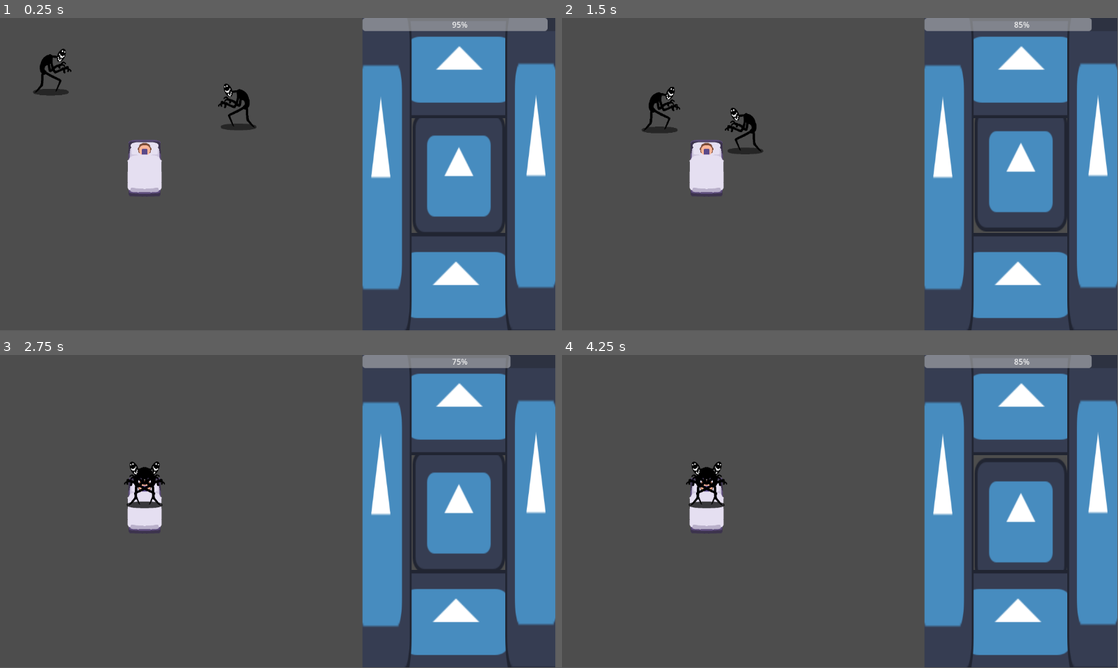
Above: before the commit, frames 1-4 (two rows, left to right).
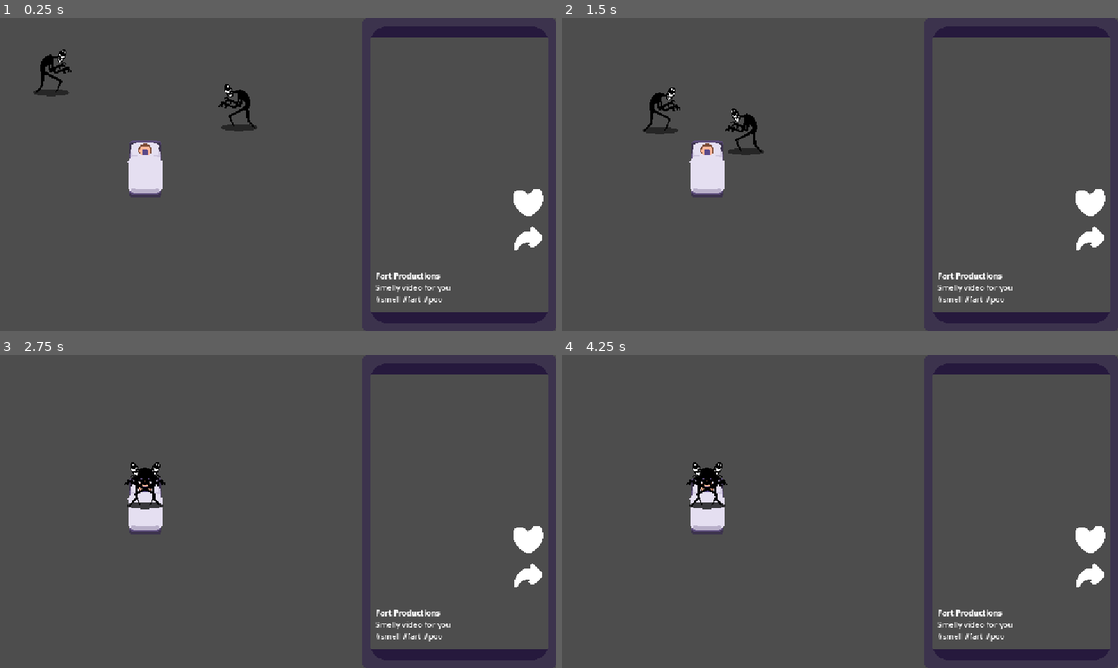
Above: after the commit, the same moments.

Repository: orbital-mage/gmtk-2025
Game: Godot game, scene res://game.tscn
The game is run twice, just before and just after one commit, with the same random seed, the same clock (stepped at 60 frames per second) and the same inputs. The engine's default icon, where the game draws it, is replaced by a stand-in: a white triangle on a blue panel in a dark square.
Inputs:
- Up to frame 1 (0.25 s): no input
- Up to frame 2 (1.5 s): tap Enter (ui_accept) at 0.5, 0.77 s
- Up to frame 3 (2.75 s): tap Enter (ui_accept) at 1.52 s
- Up to frame 4 (4.25 s): tap Enter (ui_accept) at 3.02, 3.77 s
In our replay, the window is 799x449 before the commit and 800x450 after it. These sizes can differ from the game's own. Grey fills any space a smaller window leaves; there, only what the larger window draws over its background counts as a difference.

The runs differ from the first frame. In frame 1, 26% of the frame differs, in the area x 0-100%, y 0-100%; in frame 2, 26%; in frame 3, 25%; in frame 4, 25%.

Commit message:
phone layout

Diff:
--- a/phone/phone.tscn
+++ b/phone/phone.tscn
@@ -1,8 +1,10 @@
-[gd_scene load_steps=5 format=3 uid="uid://dfdj5owgw27rq"]
+[gd_scene load_steps=7 format=3 uid="uid://w1dfgg65edal"]
 
+[ext_resource type="Texture2D" uid="uid://dwisv1pyyxccd" path="res://Graphics/button_like.png" id="1_prab7"]
 [ext_resource type="Script" uid="uid://c8kr0lnwy1ue7" path="res://phone/phone.gd" id="1_pu2er"]
-[ext_resource type="Texture2D" uid="uid://cigp7x57tdwad" path="res://Graphics/icon.svg" id="2_vsac8"]
+[ext_resource type="Texture2D" uid="uid://b3uik4u1kuc3l" path="res://Graphics/button_share.png" id="2_nlw6u"]
 [ext_resource type="Script" uid="uid://bj8j3vsayt2sq" path="res://phone/attention_bar.gd" id="3_prab7"]
+[ext_resource type="Texture2D" uid="uid://b1n6mtp00gquh" path="res://Graphics/phone_border.png" id="3_pu2er"]
 
 [sub_resource type="Curve2D" id="Curve2D_e2o6t"]
 _data = {
@@ -10,49 +12,131 @@
 }
 point_count = 2
 
-[node name="PhoneContainer" type="SubViewportContainer"]
-custom_minimum_size = Vector2(400, 0)
-anchors_preset = 11
-anchor_left = 1.0
+[node name="Phone" type="Control"]
+layout_mode = 3
+anchors_preset = 15
 anchor_right = 1.0
 anchor_bottom = 1.0
-grow_horizontal = 0
+offset_left = 750.0
+grow_horizontal = 2
+grow_vertical = 2
+
+[node name="Margin" type="MarginContainer" parent="."]
+layout_mode = 1
+anchors_preset = 15
+anchor_right = 1.0
+anchor_bottom = 1.0
+grow_horizontal = 2
+grow_vertical = 2
+theme_override_constants/margin_left = 15
+theme_override_constants/margin_top = 15
+theme_override_constants/margin_right = 15
+theme_override_constants/margin_bottom = 15
+
+[node name="HBoxContainer" type="VBoxContainer" parent="Margin"]
+layout_mode = 2
+theme_override_constants/separation = 0
+
+[node name="Top" type="ColorRect" parent="Margin/HBoxContainer"]
+custom_minimum_size = Vector2(0, 25)
+layout_mode = 2
+color = Color(0.150287, 0.100134, 0.240113, 1)
+
+[node name="Videos" type="Control" parent="Margin/HBoxContainer"]
+clip_contents = true
+layout_mode = 2
+size_flags_vertical = 3
+
+[node name="Video" type="Control" parent="Margin/HBoxContainer/Videos"]
+layout_mode = 1
+anchors_preset = 15
+anchor_right = 1.0
+anchor_bottom = 1.0
+grow_horizontal = 2
+grow_vertical = 2
+
+[node name="Content" type="Node2D" parent="Margin/HBoxContainer/Videos/Video"]
+
+[node name="Info" type="RichTextLabel" parent="Margin/HBoxContainer/Videos/Video"]
+layout_mode = 1
+anchors_preset = 12
+anchor_top = 1.0
+anchor_right = 1.0
+anchor_bottom = 1.0
+offset_left = 12.0
+offset_top = -83.0
+offset_right = 12.0
+offset_bottom = -14.0
+grow_horizontal = 2
+grow_vertical = 0
+bbcode_enabled = true
+text = "[b]Fart Productions[/b]
+Smelly video for you
+#smell #fart #poo
+"
+fit_content = true
+scroll_active = false
+
+[node name="Buttons" type="VBoxContainer" parent="Margin/HBoxContainer/Videos/Video"]
+layout_mode = 0
+offset_left = 297.0
+offset_top = 314.0
+offset_right = 360.0
+offset_bottom = 444.0
+theme_override_constants/separation = 20
+
+[node name="Likes" type="TextureRect" parent="Margin/HBoxContainer/Videos/Video/Buttons"]
+layout_mode = 2
+texture = ExtResource("1_prab7")
+stretch_mode = 5
+
+[node name="Share" type="TextureRect" parent="Margin/HBoxContainer/Videos/Video/Buttons"]
+layout_mode = 2
+texture = ExtResource("2_nlw6u")
+stretch_mode = 5
+
+[node name="Bottom" type="ColorRect" parent="Margin/HBoxContainer"]
+custom_minimum_size = Vector2(0, 25)
+layout_mode = 2
+color = Color(0.150287, 0.100134, 0.240113, 1)
+
+[node name="Screen" type="SubViewportContainer" parent="."]
+visible = false
+custom_minimum_size = Vector2(400, 0)
+layout_mode = 1
+anchors_preset = 15
+anchor_right = 1.0
+anchor_bottom = 1.0
+grow_horizontal = 2
 grow_vertical = 2
 stretch = true
 
-[node name="PhoneViewport" type="SubViewport" parent="."]
+[node name="PhoneViewport" type="SubViewport" parent="Screen"]
 handle_input_locally = false
-size = Vector2i(400, 648)
-render_target_update_mode = 4
+size = Vector2i(402, 648)
+render_target_update_mode = 0
 
-[node name="Path2D" type="Path2D" parent="PhoneViewport"]
+[node name="Path2D" type="Path2D" parent="Screen/PhoneViewport"]
 curve = SubResource("Curve2D_e2o6t")
 script = ExtResource("1_pu2er")
 
-[node name="Up" type="Sprite2D" parent="PhoneViewport"]
-position = Vector2(194, 550.75)
-scale = Vector2(2.40625, 1.62891)
-texture = ExtResource("2_vsac8")
-
-[node name="Down" type="Sprite2D" parent="PhoneViewport"]
-position = Vector2(201, 104)
-scale = Vector2(2.40625, 1.62891)
-texture = ExtResource("2_vsac8")
-
-[node name="Left" type="Sprite2D" parent="PhoneViewport"]
-position = Vector2(38, 319.5)
-scale = Vector2(1, 5.52344)
-texture = ExtResource("2_vsac8")
-
-[node name="Right" type="Sprite2D" parent="PhoneViewport"]
-position = Vector2(360, 316)
-scale = Vector2(1, 5.52344)
-texture = ExtResource("2_vsac8")
-
-[node name="ProgressBar" type="ProgressBar" parent="PhoneViewport"]
+[node name="ProgressBar" type="ProgressBar" parent="Screen/PhoneViewport"]
 anchors_preset = 10
 anchor_right = 1.0
 offset_right = 4.0
 offset_bottom = 27.0
 grow_horizontal = 2
 script = ExtResource("3_prab7")
+
+[node name="Border" type="NinePatchRect" parent="."]
+layout_mode = 1
+anchors_preset = 15
+anchor_right = 1.0
+anchor_bottom = 1.0
+grow_horizontal = 2
+grow_vertical = 2
+texture = ExtResource("3_pu2er")
+patch_margin_left = 40
+patch_margin_top = 40
+patch_margin_right = 40
+patch_margin_bottom = 40
--- a/project.godot
+++ b/project.godot
@@ -11,7 +11,7 @@
 [application]
 
 config/name="GMTK 2025"
-run/main_scene="uid://51b26nkv5thl"
+run/main_scene="uid://d4nyascgt7a0p"
 config/features=PackedStringArray("4.4", "Forward Plus")
 config/icon="res://icon.svg"
 
@@ -23,6 +23,11 @@
 
 State="*res://state.gd"
 
+[display]
+
+window/stretch/mode="canvas_items"
+window/stretch/aspect="expand"
+
 [input]
 
 grab={
@@ -30,3 +35,7 @@
 "events": [Object(InputEventMouseButton,"resource_local_to_scene":false,"resource_name":"","device":-1,"window_id":0,"a …(258 unchanged characters)…
 ]
 }
+
+[rendering]
+
+textures/canvas_textures/default_texture_filter=0
Binary file added: Graphics/button_like.png
Not shown, added: Graphics/button_like.png.import
Binary file added: Graphics/button_share.png
Not shown, added: Graphics/button_share.png.import
Binary file added: Graphics/phone_border.png
Not shown, added: Graphics/phone_border.png.import
Not shown: 1 places in game.tscn that only renumber resources
